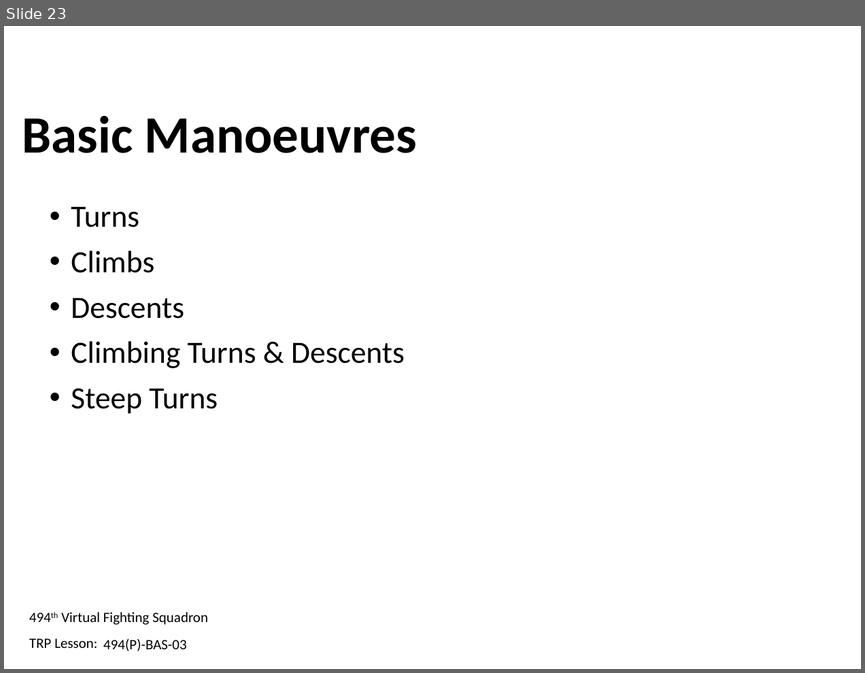
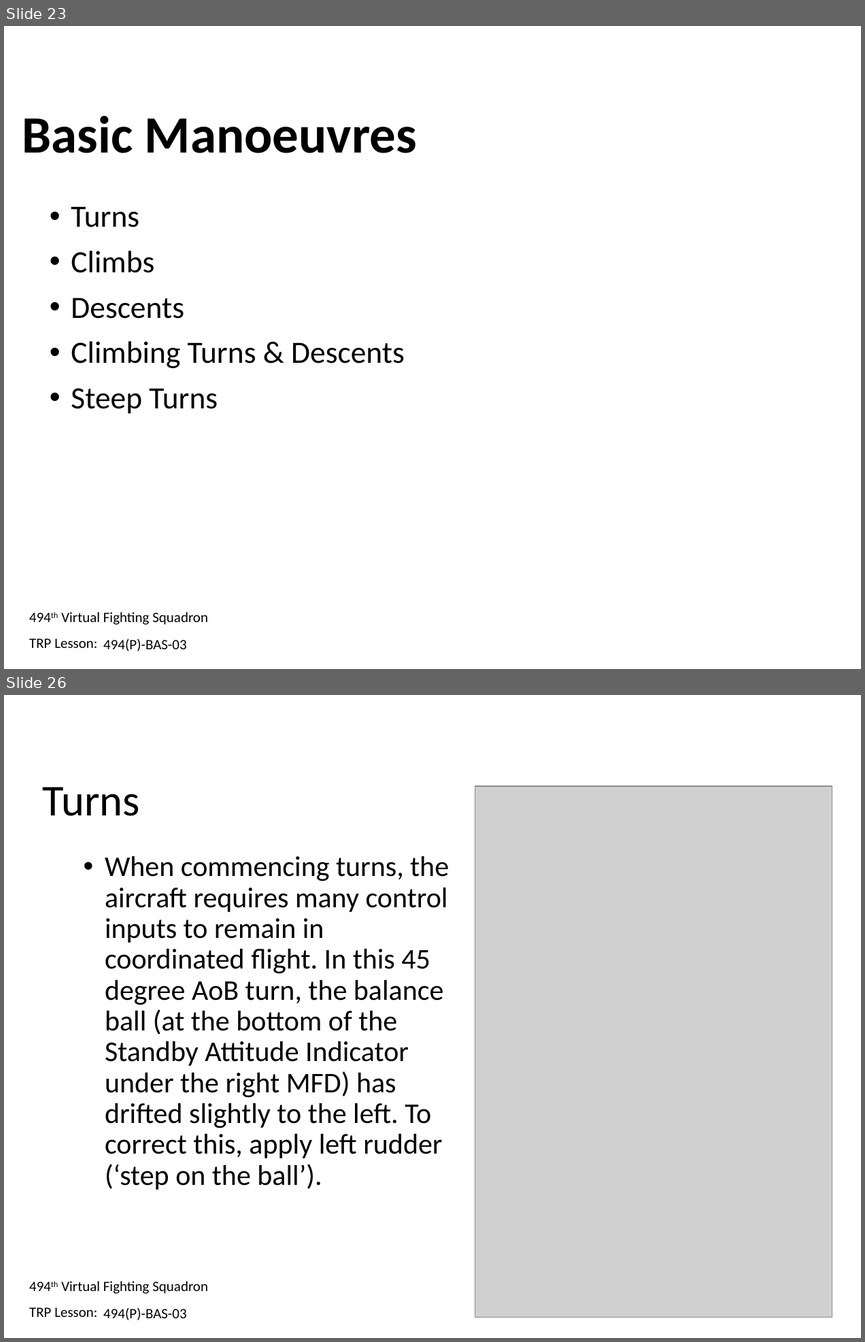
Before and after one commit to 132nd-vWing/132-TRP-494, a slide deck: TRP/BAS/BAS-03/494-BAS-03 - Trainee Presentation.pptx. Shown one above the other, each under a label of ours: slide 23 before the commit, slides 23 and 26 after it; the slides between them are not shown. The pictures are 865x673 and 865x1342 pixels, drawn with LibreOffice and Linux fonts; fonts in the diff are those of the drawing; grey boxes stand for pictures; background and template pictures are left out. Boxes give left, top, right and bottom in pixels: in the first picture for what was removed or moved away, otherwise in the second. Text is boxed around its words. In the diff, an @@ line names an element or a change of style, - is before the commit and + after.

```diff
--- a/TRP/BAS/BAS-03/494-BAS-03 - Trainee Presentation.pptx
+++ b/TRP/BAS/BAS-03/494-BAS-03 - Trainee Presentation.pptx
@@ slide 26 added at (x1=4, y1=695, x2=861, y2=1338), background #FFFFFF; not listed: 2 template elements that a slide beside it also shows @@
@@ title added at (x1=43, y1=787, x2=140, y2=816), 37 pt, text #000000 @@
+Turns
@@ picture added at (x1=475, y1=787, x2=832, y2=1317) @@
@@ text added at (x1=105, y1=855, x2=449, y2=1189), 24 pt, text #000000 @@
+• When commencing turns, the aircraft requires many control inputs to remain in coordinated flight. In this 45 degree AoB turn, the balance ball (at the bottom of the Standby Attitude Indicator under the right MFD) has drifted slightly to the left. To correct this, apply left rudder (‘step on the ball’).
@@ text added at (x1=103, y1=1308, x2=186, y2=1320), 12 pt, text #000000 @@
+494(P)-BAS-03
```
Also in this commit, not shown: 3 slides changed, 14 other slides added.
